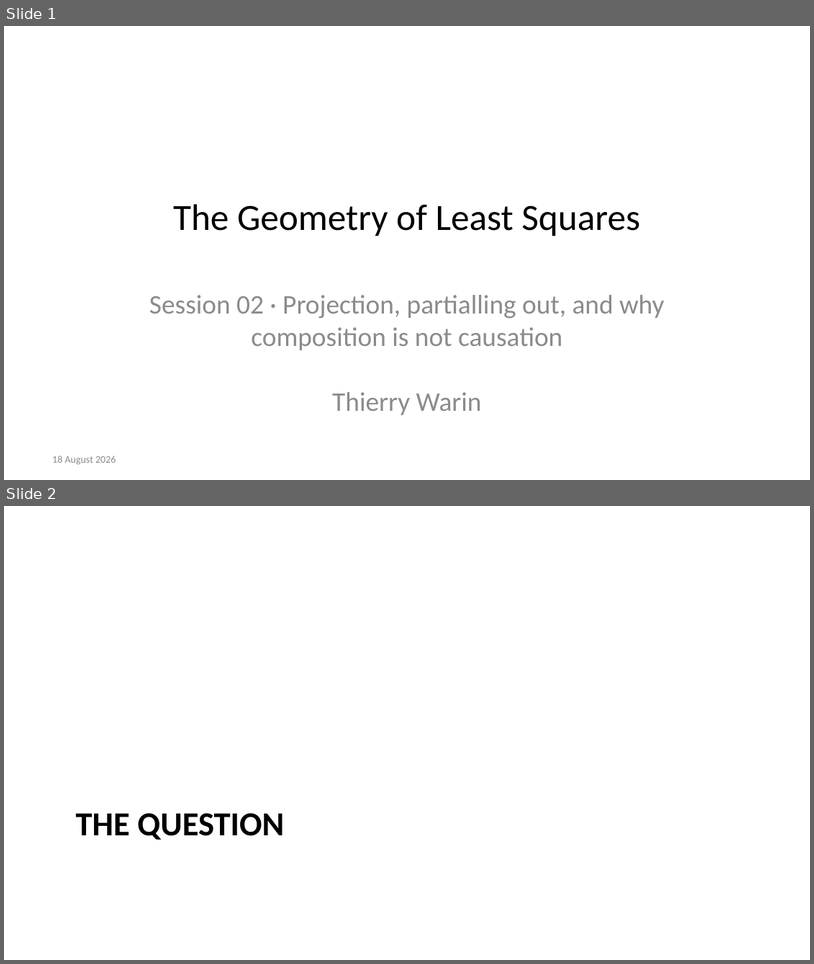
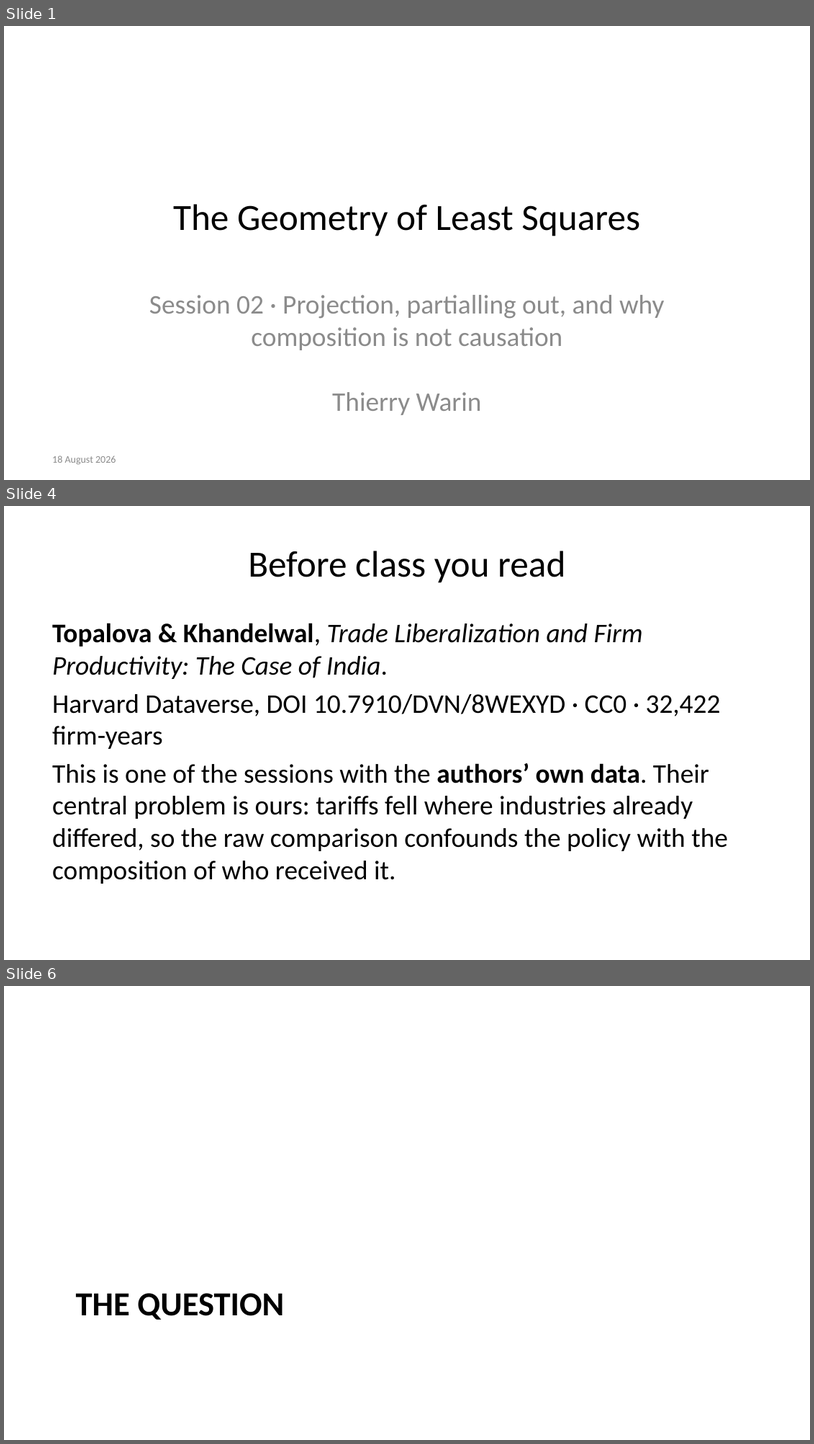
Before and after one commit to warint/quantitative-methods, a slide deck: 02-geometry-of-least-squares/slides.pptx. Shown one above the other, each under a label of ours: slides 1 and 2 before the commit, slides 1, 4 and 6 after it; the slides between them are not shown. The pictures are 814x964 and 814x1444 pixels, drawn with LibreOffice and Linux fonts; fonts in the diff are those of the drawing. Boxes give left, top, right and bottom in pixels: in the first picture for what was removed or moved away, otherwise in the second. Text is boxed around its words. In the diff, an @@ line names an element or a change of style, - is before the commit and + after.

```diff
--- a/02-geometry-of-least-squares/slides.pptx
+++ b/02-geometry-of-least-squares/slides.pptx
@@ slide 4 added at (x1=4, y1=506, x2=810, y2=960), background #FFFFFF @@
@@ title added at (x1=248, y1=551, x2=566, y2=583), 33 pt, text #000000 @@
+Before class you read
@@ text added at (x1=52, y1=623, x2=728, y2=883), 24 pt, text #000000 @@
+Topalova & Khandelwal, Trade Liberalization and Firm Productivity: The Case of India.
+Harvard Dataverse, DOI 10.7910/DVN/8WEXYD · CC0 · 32,422 firm-years
+This is one of the sessions with the authors’ own data. Their central problem is ours: tariffs fell where industries already differed, so the raw comparison confounds the policy with the composition of who received it.
@@ what was slide 2 is now slide 6 @@
```
Also in this commit, not shown: 8 other slides added, 23 other files.
